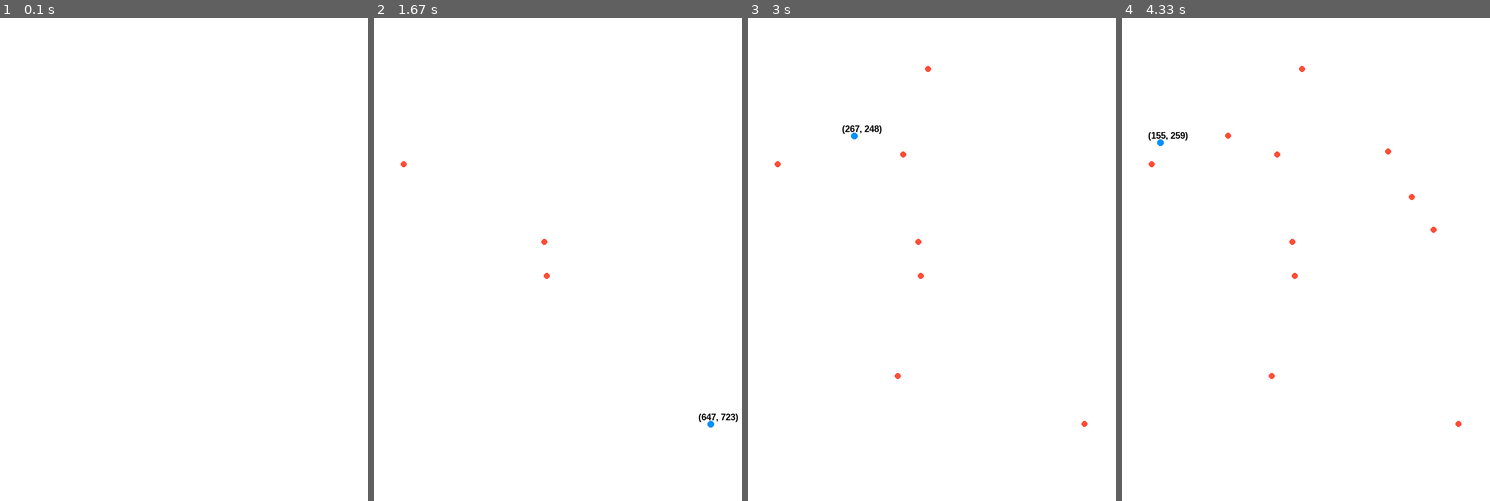
Above: before the commit, frames 1-4 (left to right).
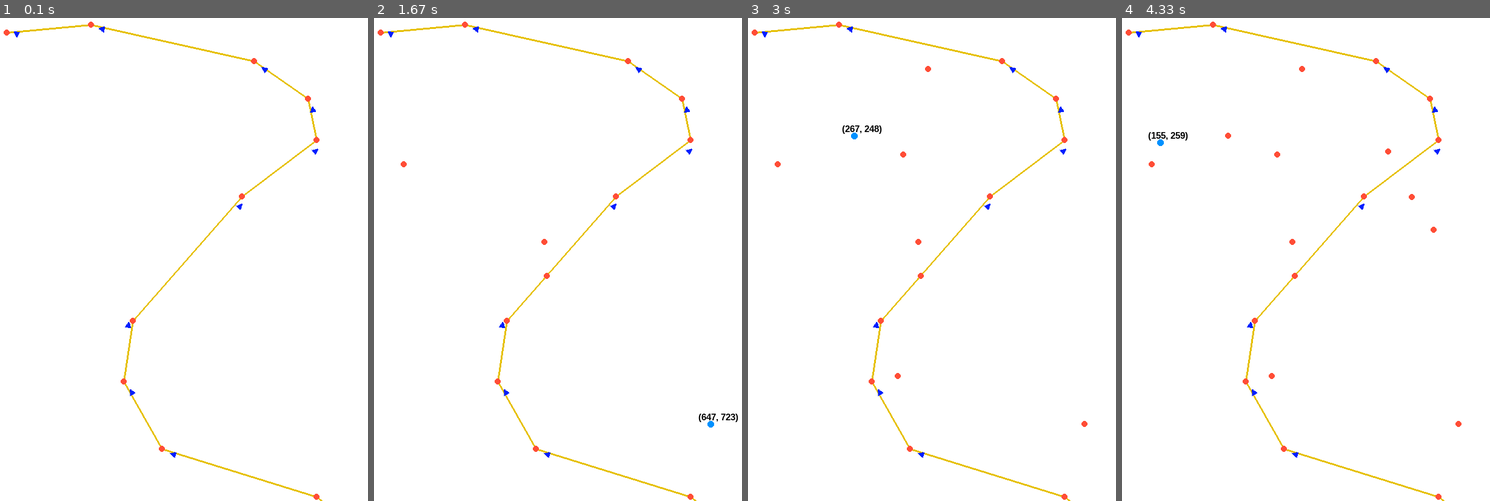
Above: after the commit, the same moments.

Repository: aziznal/route-optimizer
Game: pygame game, started from main.py
Two runs of this game, one before a commit and one after it. Both use one fixed random seed, a clock stepped at 60 frames per second and the inputs below.
Inputs (mouse positions are in pixels of both pictures, inside the frame that each line leads up to):
- Up to frame 1 (0.1 s): no input
- Up to frame 2 (1.67 s): click (546, 245) at 0.38 s; click (546, 278) at 0.72 s; click (403, 167) at 1.05 s; click (712, 423) at 1.38 s
- Up to frame 3 (3 s): click (928, 71) at 1.72 s; click (898, 375) at 2.05 s; click (906, 158) at 2.38 s; click (854, 138) at 2.72 s
- Up to frame 4 (4.33 s): click (1412, 196) at 3.05 s; click (1434, 230) at 3.38 s; click (1390, 153) at 3.72 s; click (1162, 143) at 4.05 s

The runs differ from the first frame. In frame 1, 1.0% of the frame differs, in the area x 0-88%, y 0-100%; in frame 2, 1.0%; in frame 3, 1.0%; in frame 4, 1.0%.

Commit message:
create simple working example

Diff:
--- a/BaseClasses/Arc.py
+++ b/BaseClasses/Arc.py
@@ -1,18 +1,13 @@
 """
-
 An Arc is a *directional* connection between two Nodes
-
 """
 
 import numpy as np
-
-from typing import Literal, Union
-
+from typing import Literal
 from .Node import Node
 
 class Arc:
     def __init__(self, node1: Node, node2: Node) -> None:
-
         self.node1, self.node2 = node1, node2
 
         self.slope = self.calculate_slope()
@@ -27,11 +22,11 @@
         Returns length of Arc connecting the two nodes
         """
 
-        length_squared = (
-            (self.node1.x - self.node2.x)**2 + (self.node1.y - self.node2.y)**2
-        )
+        length_squared = (self.node1.x - self.node2.x) ** 2 + (
+            self.node1.y - self.node2.y
+        ) ** 2
 
-        return length_squared ** 0.5
+        return length_squared**0.5
 
     def calculate_slope(self) -> float:
         """
@@ -61,7 +56,6 @@
 
         # Left
         if x2 < x1:
-
             # Top
             if y2 < y1:
                 return 2
@@ -72,7 +66,6 @@
 
         # Right or center
         else:
-
             # Top
             if y2 < y1:
                 return 1
@@ -86,13 +79,13 @@
         quadrant = self.get_quadrant_of_node2()
 
         if quadrant == 2:
-            angle_in_radians += 2 * np.pi/2
+            angle_in_radians += 2 * np.pi / 2
 
         elif quadrant == 3:
-            angle_in_radians = -angle_in_radians + 3 * np.pi/2
+            angle_in_radians = -angle_in_radians + 3 * np.pi / 2
 
         elif quadrant == 4:
-            angle_in_radians += 4 * np.pi/2
+            angle_in_radians += 4 * np.pi / 2
 
         return angle_in_radians
 
@@ -110,10 +103,8 @@
         angle_in_radians = self._adjust_angle_for_quadrant(angle_in_radians)
 
         if in_radians:
-
             return angle_in_radians
 
         else:
-
             angle_in_degrees = angle_in_radians * 180 / np.pi
             return angle_in_degrees
--- a/BaseClasses/Node.py
+++ b/BaseClasses/Node.py
@@ -16,8 +16,7 @@
 
     def __hash__(self) -> int:
         # TODO: MUST implement better hash algorithm here. There may be a chance of nodes having the same hash
-        return hash((self.x)**2 + (self.y + 1)**2)
-
+        return hash((self.x) ** 2 + (self.y + 1) ** 2)
 
     def __str__(self) -> str:
         return f"Node({self.x}, {self.y})"
--- a/Building.py
+++ b/Building.py
@@ -8,7 +8,6 @@
 
 
 class Building(Node):
-
     def __init__(self, *args, annotate_with_text=False, **kwargs) -> None:
         super().__init__(*args, **kwargs)
 
@@ -26,16 +25,11 @@
         Returns text containing this building's coordinates as a pygame.Surface
         """
         return utils.create_text(
-            text=f"({self.x}, {self.y})",
-            font_size=15,
-            color=Colors.BLACK,
-            bold=True
+            text=f"({self.x}, {self.y})", font_size=15, color=Colors.BLACK, bold=True
         )
 
     def draw(self, screen: pygame.Surface) -> None:
-        pygame.draw.ellipse(
-            screen, Colors.RED, self.rect
-        )
+        pygame.draw.ellipse(screen, Colors.RED, self.rect)
 
         if self.annotate_with_text:
             self.draw_text(screen)
@@ -43,5 +37,5 @@
     def draw_text(self, screen: pygame.Surface):
         screen.blit(
             self.coordinates_text,
-            (self.rect.centerx - 20, self.rect.centery - NODE_RADIUS*2)
+            (self.rect.centerx - 20, self.rect.centery - NODE_RADIUS * 2),
         )
--- a/City.py
+++ b/City.py
@@ -16,12 +16,11 @@
 
 
 class City:
-
     def __init__(
         self,
         buildings: List[Building],
         on_change: Callable[[], None],
-        create_streets_between_buildings: bool = True
+        create_streets_between_buildings: bool = True,
     ) -> None:
 
         self.buildings = buildings
@@ -68,26 +67,22 @@
             self.highlighted_building.rect.topleft,
             (
                 self.highlighted_building.rect.width * 1.1,
-                self.highlighted_building.rect.height * 1.1
-            )
+                self.highlighted_building.rect.height * 1.1,
+            ),
         )
 
         # Center highlight on the hovered building
-        highlight_rect.centerx, highlight_rect.centery = self.highlighted_building.rect.center
-
-        pygame.draw.ellipse(
-            screen,
-            Colors.LIGHT_BLUE,
-            highlight_rect
-        )
-
+        highlight_rect.centerx, highlight_rect.centery = (
+            self.highlighted_building.rect.center
+        )
+
+        pygame.draw.ellipse(screen, Colors.LIGHT_BLUE, highlight_rect)
 
     def get_building_at_pos(self, pos: Tuple[int, int]) -> Union[Building, None]:
         """
         Returns building at given position, if any exists. Otherwise returns None
         """
         for building in self.buildings:
-
             if pos[0] - NODE_RADIUS < building.x < pos[0] + NODE_RADIUS:
                 if pos[1] - NODE_RADIUS < building.y < pos[1] + NODE_RADIUS:
                     return building
@@ -97,9 +92,11 @@
         Creates a building at the given position
         """
 
-        new_building_pos = (pos[0] - NODE_RADIUS//4, pos[1] - NODE_RADIUS//4)
-
-        new_building = Building(*new_building_pos, connections=[], annotate_with_text=False)
+        new_building_pos = (pos[0] - NODE_RADIUS // 4, pos[1] - NODE_RADIUS // 4)
+
+        new_building = Building(
+            *new_building_pos, connections=[], annotate_with_text=False
+        )
 
         self.buildings.append(new_building)
 
@@ -124,7 +121,8 @@
             try:
                 if building_to_remove in potentailly_connected_building.connections:
                     potentailly_connected_building.connections.remove(
-                        building_to_remove)
+                        building_to_remove
+                    )
 
             except ValueError:
                 traceback.print_exc()
@@ -163,7 +161,7 @@
         pos1: Tuple[int, int],
         pos2: Tuple[int, int],
         bidirectional=False,
-        verbose=True
+        verbose=True,
     ) -> None:
         """
         Create a connection between nodes at pos1 and pos2
@@ -172,8 +170,7 @@
         building2 = self.get_building_at_pos(pos2)
 
         if building1 is None or building2 is None:
-            print(
-                f"Couldn't find one of the buildings: {building1}, {building2}")
+            print(f"Couldn't find one of the buildings: {building1}, {building2}")
             return
 
         # TODO: check whether building are already connected before doing this step
@@ -204,21 +201,17 @@
         # NOTE: above bug is because bi-connections aren't being setup properly in this method
 
         for building in self.buildings:
-
             for connected_building in building.connections:
-
                 self.streets.append(
-                    Street(
-                        building, connected_building, color=Colors.BLACK, width=1
-                    )
+                    Street(building, connected_building, color=Colors.BLACK, width=1)
                 )
 
     def draw_street(
-            self,
-            building1: Building,
-            building2: Building,
-            color: Colors = Colors.BLACK,
-            width: int = 1
+        self,
+        building1: Building,
+        building2: Building,
+        color: Colors = Colors.BLACK,
+        width: int = 1,
     ) -> None:
         """
         Creates an Arc between the two given buildings
@@ -227,7 +220,6 @@
         new_street = Street(building1, building2, color=color, width=width)
 
         self.streets.append(new_street)
-
 
     def color_paths(self, nodes: List[Building]) -> None:
         """
@@ -239,22 +231,18 @@
 
     @staticmethod
     def make_buildings_from_saved_file(
-        building_data: Dict[str, List]
+        building_data: Dict[str, List],
     ) -> List[Building]:
 
         buildings: List[Building] = []
 
         # First, create buildings without their connections
         for building_data in building_data["data"]:
-            buildings.append(
-                Building(**building_data, annotate_with_text=False)
-            )
+            buildings.append(Building(**building_data, annotate_with_text=False))
 
         # then connect them all
         temp_city = City(
-            buildings,
-            on_change=lambda: None,
-            create_streets_between_buildings=False
+            buildings, on_change=lambda: None, create_streets_between_buildings=False
         )
 
         def get_building_at_pos(x, y):
--- a/EventHandler.py
+++ b/EventHandler.py
@@ -30,20 +30,17 @@
     city.set_highlighted_building(current_mouse_pos)
 
     for event in events:
-
         if event.type == pygame.MOUSEBUTTONDOWN:
-
             if event.button == MouseInputType.LEFT_CLICK:
                 city.create_building(current_mouse_pos)
 
             elif event.button == MouseInputType.RIGHT_CLICK:
                 if mouse_already_right_clicked:
-
                     city.connect_buildings(
                         prev_mouse_pos,
                         current_mouse_pos,
                         bidirectional=False,
-                        verbose=False
+                        verbose=False,
                     )
 
                     mouse_already_right_clicked = False
@@ -68,7 +65,6 @@
     """
 
     for event in events:
-
         if event.type == pygame.QUIT:
             exit()
 
--- a/MapMaker.py
+++ b/MapMaker.py
@@ -2,8 +2,6 @@
 A Simple UI that takes an image and allows the user to create
 a graph (nodes and arcs) on the map. the graph is saved a json file.
 """
-
-
 
 import pygame
 
@@ -12,15 +10,11 @@
 
 
 class MapMaker:
-
     def __init__(self, map_image: pygame.Surface) -> None:
 
         self.map_image = map_image
 
         self.textmaker = pygame.font.SysFont("arial", 18, bold=True)
 
-
-
-
     def draw(self, screen) -> None:
         screen.blit(self.map_image, (0, 0))
--- a/PygameSettings.py
+++ b/PygameSettings.py
@@ -1,4 +1,3 @@
-
 SCREEN_WIDTH, SCREEN_HEIGHT = 750, 850
 
 # node radius in pixels
@@ -7,8 +6,8 @@
 
 # Some Color Definition
 
+
 class Colors:
-
     BLACK = 0, 0, 0
 
     WHITE = 255, 255, 255
@@ -27,7 +26,6 @@
 
 
 class MouseInputType:
-
     LEFT_CLICK = 1
 
     MIDDLE_CLICK = 2
@@ -40,7 +38,6 @@
 
 
 class Resources:
-
     ARROW_IMAGE_PATH = "./assets/arrow.png"
 
     KONYA_MAP_IMAGE_PATH = "./assets/konya_map.png"
--- a/Street.py
+++ b/Street.py
@@ -1,4 +1,3 @@
-
 from typing import Tuple
 
 from BaseClasses.Arc import Arc
@@ -12,12 +11,8 @@
 
 
 class Street(Arc):
-
     def __init__(
-        self, *args,
-        show_arrows: bool = True,
-        color: Colors,
-        width: int
+        self, *args, show_arrows: bool = True, color: Colors, width: int
     ) -> None:
         super().__init__(*args)
 
@@ -97,10 +92,7 @@
 
         if self.width == 1:
             pygame.draw.aaline(
-                screen,
-                self.color,
-                start_pos=self.start_pos,
-                end_pos=self.end_pos
+                screen, self.color, start_pos=self.start_pos, end_pos=self.end_pos
             )
         else:
             pygame.draw.line(
@@ -108,5 +100,5 @@
                 self.color,
                 start_pos=self.start_pos,
                 end_pos=self.end_pos,
-                width=self.width
+                width=self.width,
             )
--- a/algorithms.py
+++ b/algorithms.py
@@ -6,13 +6,13 @@
 from BaseClasses.Arc import Arc
 
 
-
 class Algorithm:
-
     def __init__(self, nodes: List[Node]) -> None:
         self.nodes = nodes
 
-    def find_shortest_path(self, source_node: Node, destination_node: Node) -> List[Node]:
+    def find_shortest_path(
+        self, source_node: Node, destination_node: Node
+    ) -> List[Node]:
         raise NotImplementedError("Method has not been implemented yet.")
 
     @staticmethod
@@ -25,11 +25,12 @@
 
 
 class A_star(Algorithm):
-
-    def __init__(self, *args, **kwargs) -> None:
-        super().__init__(*args, **kwargs)
-
-    def find_shortest_path(self, source_node: Node, destination_node: Node) -> List[Node]:
+    def __init__(self, *args, **kwargs) -> None:
+        super().__init__(*args, **kwargs)
+
+    def find_shortest_path(
+        self, source_node: Node, destination_node: Node
+    ) -> List[Node]:
 
         print("\nApplying A* Algorithm ...\n")
 
@@ -58,25 +59,25 @@
         self.f_scores[self.source_node] = self.h_cost(self.source_node)
 
         while True:
-
             if self.check_satisfies_exit_condition():
                 break
 
             self.open_set.remove(self.current_node)
 
             for neighbor in self.current_node.connections:
-
-                neighbor_new_g_score = self.g_scores[self.current_node] + \
-                    Algorithm.get_direct_distance_between_nodes(
-                        self.current_node, neighbor)
+                neighbor_new_g_score = self.g_scores[
+                    self.current_node
+                ] + Algorithm.get_direct_distance_between_nodes(
+                    self.current_node, neighbor
+                )
 
                 if neighbor_new_g_score < self.g_scores[neighbor]:
-
                     self.prev_node[neighbor] = self.current_node
 
                     self.g_scores[neighbor] = neighbor_new_g_score
-                    self.f_scores[neighbor] = self.g_scores[neighbor] + \
-                        self.h_cost(neighbor)
+                    self.f_scores[neighbor] = self.g_scores[neighbor] + self.h_cost(
+                        neighbor
+                    )
 
                     if neighbor not in self.open_set:
                         self.open_set.append(neighbor)
@@ -89,10 +90,7 @@
         """
         length of 'direct' path from given node to destination node
         """
-        return Algorithm.get_direct_distance_between_nodes(
-            node,
-            self.destination_node
-        )
+        return Algorithm.get_direct_distance_between_nodes(node, self.destination_node)
 
     def get_initial_distances(self) -> Dict[Node, Union[float, int]]:
         """
@@ -117,18 +115,14 @@
 
         return min(
             f_scores_of_nodes_in_open_setopen_set,
-            key=f_scores_of_nodes_in_open_setopen_set.get
+            key=f_scores_of_nodes_in_open_setopen_set.get,
         )
 
     def check_satisfies_exit_condition(self) -> bool:
 
-        return any([
-
-            self.current_node == self.destination_node,
-
-            len(self.open_set) == 0
-
-        ])
+        return any(
+            [self.current_node == self.destination_node, len(self.open_set) == 0]
+        )
 
     def construct_path(self) -> List[Node]:
 
@@ -145,11 +139,12 @@
 
 
 class Dijkstra(Algorithm):
-
-    def __init__(self, *args, **kwargs) -> None:
-        super().__init__(*args, **kwargs)
-
-    def find_shortest_path(self, source_node: Node, destination_node: Node) -> List[Node]:
+    def __init__(self, *args, **kwargs) -> None:
+        super().__init__(*args, **kwargs)
+
+    def find_shortest_path(
+        self, source_node: Node, destination_node: Node
+    ) -> List[Node]:
         """
         Applies Dijkstra's shortest path algorithm and tries to find
         a path between source and destination, if any exists.
@@ -182,9 +177,10 @@
 
         # Loop from step 3 till condition is satisfied in step 5
         while 1:
-
             ### Step 3
-            current_node_tentative_distances = self.get_current_node_tentative_distances()
+            current_node_tentative_distances = (
+                self.get_current_node_tentative_distances()
+            )
 
             for node, distance in current_node_tentative_distances.items():
                 if distance < self.distances[node]:
@@ -225,11 +221,13 @@
 
         for neighbor_node in self.current_node.connections:
             distance_to_neighbor = Algorithm.get_direct_distance_between_nodes(
-                self.current_node, neighbor_node)
+                self.current_node, neighbor_node
+            )
 
             # Add distance from source node to current node as well. This is what makes it 'Tentative'
-            distances[neighbor_node] = distance_to_neighbor + \
-                self.distances[self.current_node]
+            distances[neighbor_node] = (
+                distance_to_neighbor + self.distances[self.current_node]
+            )
 
         return distances
 
@@ -243,9 +241,9 @@
         # Or the smallest distance between source and any unvisited node is Infinity (i.e unreacheable)
         # NOTE: This condition's code is untested
         unvisited_nodes_dict = {
-            node: self.distances[node] for node in self.unvisited_nodes}
-        current_min_distance = min(
-            unvisited_nodes_dict, key=unvisited_nodes_dict.get)
+            node: self.distances[node] for node in self.unvisited_nodes
+        }
+        current_min_distance = min(unvisited_nodes_dict, key=unvisited_nodes_dict.get)
 
         if current_min_distance == np.inf:
             print("No more nodes are reacheable")
@@ -257,7 +255,8 @@
 
         # Subset dict of all distances for only unvisited nodes
         distances_of_unvisited_nodes = {
-            node: self.distances[node] for node in self.unvisited_nodes}
+            node: self.distances[node] for node in self.unvisited_nodes
+        }
 
         return min(distances_of_unvisited_nodes, key=distances_of_unvisited_nodes.get)
 
@@ -283,18 +282,14 @@
         return shortest_path
 
 
-
 class Johnson(Algorithm):
-
     def __init__(self, *args, **kwargs) -> None:
         super().__init__(*args, **kwargs)
 
 
 class TravelingSalesman(Algorithm):
-
-    def __init__(self, *args, **kwargs) -> None:
-        super().__init__(*args, **kwargs)
-
+    def __init__(self, *args, **kwargs) -> None:
+        super().__init__(*args, **kwargs)
 
     def find_shortest_path(self, starting_node: Node, nodes: List[Node]) -> List[Node]:
         pass
--- /dev/null
+++ b/default-map.json
@@ -0,0 +1,149 @@
+{
+    "data": [
+        {
+            "x": 103,
+            "y": 78,
+            "connections": []
+        },
+        {
+            "x": 511,
+            "y": 125,
+            "connections": [
+                [
+                    242,
+                    65
+                ]
+            ]
+        },
+        {
+            "x": 600,
+            "y": 187,
+            "connections": [
+                [
+                    511,
+                    125
+                ]
+            ]
+        },
+        {
+            "x": 614,
+            "y": 255,
+            "connections": [
+                [
+                    600,
+                    187
+                ]
+            ]
+        },
+        {
+            "x": 491,
+            "y": 348,
+            "connections": [
+                [
+                    614,
+                    255
+                ]
+            ]
+        },
+        {
+            "x": 311,
+            "y": 553,
+            "connections": [
+                [
+                    491,
+                    348
+                ]
+            ]
+        },
+        {
+            "x": 296,
+            "y": 653,
+            "connections": [
+                [
+                    311,
+                    553
+                ]
+            ]
+        },
+        {
+            "x": 359,
+            "y": 764,
+            "connections": [
+                [
+                    296,
+                    653
+                ]
+            ]
+        },
+        {
+            "x": 614,
+            "y": 843,
+            "connections": [
+                [
+                    359,
+                    764
+                ]
+            ]
+        },
+        {
+            "x": 733,
+            "y": 940,
+            "connections": [
+                [
+                    614,
+                    843
+                ]
+            ]
+        },
+        {
+            "x": 667,
+            "y": 1063,
+            "connections": [
+                [
+                    733,
+                    940
+                ]
+            ]
+        },
+        {
+            "x": 538,
+            "y": 1147,
+            "connections": [
+                [
+                    667,
+                    1063
+                ]
+            ]
+        },
+        {
+            "x": 476,
+            "y": 1278,
+            "connections": [
+                [
+                    538,
+                    1147
+                ]
+            ]
+        },
+        {
+            "x": 575,
+            "y": 1334,
+            "connections": [
+                [
+                    476,
+                    1278
+                ]
+            ]
+        },
+        {
+            "x": 242,
+            "y": 65,
+            "connections": [
+                [
+                    103,
+                    78
+                ]
+            ]
+        }
+    ]
+}
--- a/main.py
+++ b/main.py
@@ -1,16 +1,9 @@
 import pygame
-
 import utils
-
 from PygameSettings import *
 from EventHandler import handle_events
-
-from Building import Building
 from MapMaker import MapMaker
-
 from City import City
-
-
 from algorithms import A_star, Dijkstra
 
 
@@ -18,14 +11,10 @@
 
 
 def get_screen() -> pygame.Surface:
-
-    screen = pygame.display.set_mode((SCREEN_WIDTH, SCREEN_HEIGHT))
-
-    return screen
+    return pygame.display.set_mode((SCREEN_WIDTH, SCREEN_HEIGHT))
 
 
 def run(city: City, draw_functions) -> None:
-
     screen = get_screen()
 
     while 1:
@@ -40,41 +29,37 @@
         pygame.display.flip()
 
 
-if __name__ == '__main__':
-
-    path_to_map_file = "./assets/konya-map.json"
-    # path_to_map_file = "default-map.json"
+if __name__ == "__main__":
+    # path_to_map_file = "./assets/konya-map.json"
+    path_to_map_file = "default-map.json"
 
     buildings_data = utils.load_map(to_filename=path_to_map_file)
     buildings = City.make_buildings_from_saved_file(buildings_data)
 
     konya = City(
         buildings=buildings,
-        on_change=lambda: utils.save_changes(buildings, map_name=path_to_map_file)
+        on_change=lambda: utils.save_changes(buildings, map_name=path_to_map_file),
     )
 
     # solution = Dijkstra(konya.buildings).find_shortest_path(
     #     source_node=konya.get_building_at_pos((518, 45)),
-    #      destination_node=konya.get_building_at_pos((645, 772)),
-    # )
-
-    # solution = A_star(konya.buildings).find_shortest_path(
-    #     source_node=konya.get_building_at_pos((518, 45)),
     #     destination_node=konya.get_building_at_pos((645, 772)),
     # )
 
-    # konya.color_paths(solution)
+    solution = A_star(konya.buildings).find_shortest_path(
+        source_node=konya.get_building_at_pos((575, 1334)),
+        destination_node=konya.get_building_at_pos((103, 78)),
+    )
+
+    konya.color_paths(solution)
 
     map_image = pygame.image.load(Resources.KONYA_MAP_IMAGE_PATH)
     mapmaker = MapMaker(map_image=map_image)
 
     run(
-
         city=konya,
-
         draw_functions=[
             # mapmaker.draw,
             konya.draw
-        ]
-
+        ],
     )
--- a/utils.py
+++ b/utils.py
@@ -1,12 +1,10 @@
 from typing import List, Any, Dict
 import traceback
 import json
-
 import pygame
 
 pygame.init()
 pygame.font.init()
-
 
 
 def create_text(text, font_size, color, bold=False) -> pygame.Surface:
@@ -19,17 +17,15 @@
     return font_obj.render(text, True, color)
 
 
-
 def confirm_hashes_are_unique(buildings: List) -> None:
     """
     Raises KeyError if any two objects in given list have identical hashes
     """
 
-    hashes = [ hash(building) for building in buildings ]
+    hashes = [hash(building) for building in buildings]
 
     if len(set(hashes)) != len(hashes):
         raise KeyError("Found two matching hashes!")
-
 
 
 def load_map(to_filename="default-map-buildings.json") -> Dict:
@@ -40,17 +36,16 @@
     """
 
     try:
-        with open(to_filename, 'r') as map_file:
+        with open(to_filename, "r") as map_file:
             return json.load(map_file)
-
 
     except Exception as e:
         print(f"\nWARNING! Couldn't find file ({to_filename}).")
         traceback.print_exc()
-        return { "data": [] }
+        return {"data": []}
 
 
-def save_changes(data: List, map_name:str="default-map-buildings.json") -> None:
+def save_changes(data: list, map_name: str = "default-map-buildings.json") -> None:
     """
     data: Data to save
 
@@ -59,9 +54,14 @@
     Saves provided data into given filename
     """
 
-    data_as_dict: Dict[str, List] = {
+    data_as_dict: Dict[str, list] = {
         "data": [
-            {"x": building.x, "y": building.y, "connections": [[conn.x, conn.y] for conn in building.connections]} for building in data
+            {
+                "x": building.x,
+                "y": building.y,
+                "connections": [[conn.x, conn.y] for conn in building.connections],
+            }
+            for building in data
         ]
     }
 
Not shown, changed: .gitignore
